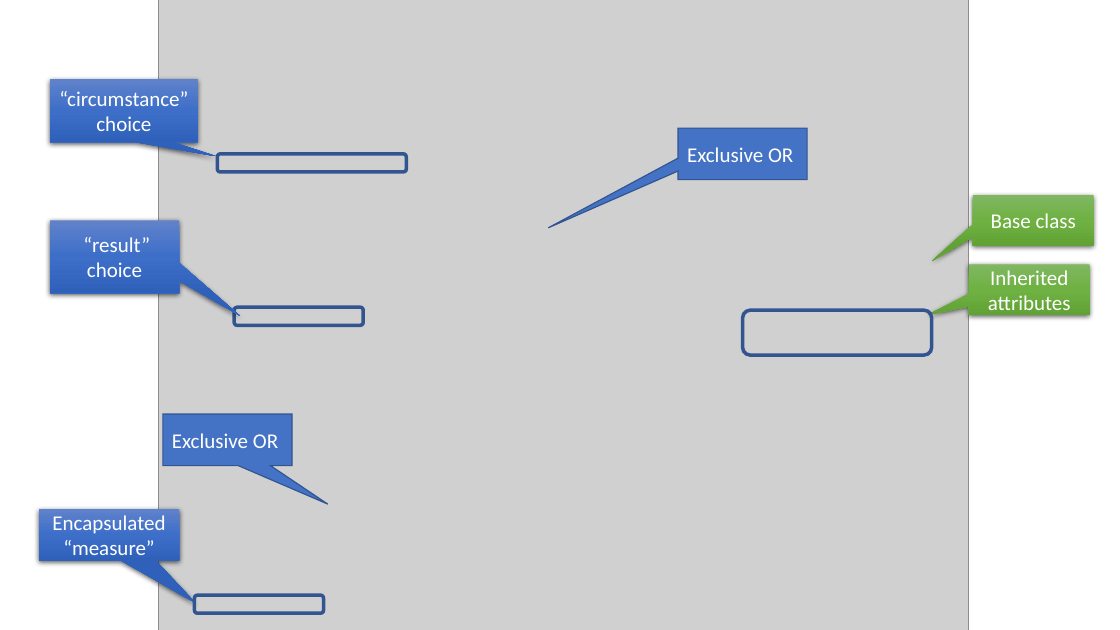
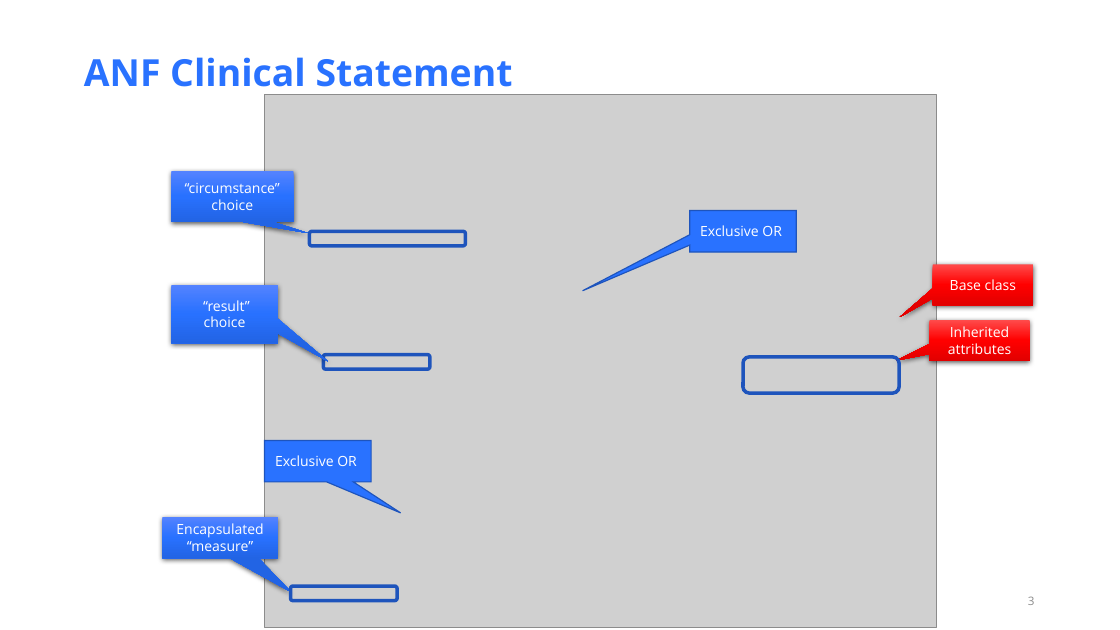
Before and after one commit to HL7/ANF, a slide deck: slide 3 of src/main/uml/doc/ANF Reference Model.pptx (slide 2 before the commit). Drawn at 1120x630 pixels with LibreOffice and Linux fonts; fonts in the diff are those of the drawing; grey boxes stand for pictures. Boxes give left, top, right and bottom in pixels: in the first picture for what was removed or moved away, otherwise in the second. Text is boxed around its words. In the diff, an @@ line names an element or a change of style, - is before the commit and + after.

Commit message:
Updated slide deck format ANF Reference Model.pptx Revised docbook header for introduction.xml and conclusion.xml Updated the audience for introduction.xml

```diff
--- a/src/main/uml/doc/ANF Reference Model.pptx
+++ b/src/main/uml/doc/ANF Reference Model.pptx
@@ title added at [84,57,513,97], 32 pt, text #2972FF, bold @@
+ANF Clinical Statement
@@ picture: place and size @@
-picture at [159,0,970,630]
+picture at [265,94,937,628]
@@ size 18 to 12 pt, font Calibri to Open Sans; fill gradient #6183CB to #3E70CA to #3062BB to gradient #5584FF to #2972FF to #2265E5 in 3 elements at [162,517,278,558], [171,285,278,344], [171,171,293,222] @@
@@ speech box "“circumstance” choice": place and size @@
-speech box "“circumstance” choice" at [50,79,198,142]
+speech box "“circumstance” choice" at [171,171,293,222]
@@ rounded rectangle removed at [218,154,407,172] @@
@@ rounded rectangle added at [309,231,465,245], outline #1E54BD 3 pt @@
@@ speech box "Exclusive OR" at [690,211,797,252]: size 18 to 12 pt, font Calibri to Open Sans; fill #4472C4 to #2972FF; outline #325491 1 pt to #1E54BD 1 pt @@
@@ speech box "Exclusive OR": place and size @@
-speech box "Exclusive OR" at [678,128,807,179]
+speech box "Exclusive OR" at [690,211,797,252]
@@ speech box "Base class" at [933,265,1033,305]: size 18 to 12 pt, font Calibri to Open Sans; fill gradient #81B861 to #6FB242 to #62A336 to gradient #FF4B4B to #FF0000 to #E30000 @@
@@ speech box "Base class": place and size @@
-speech box "Base class" at [973,195,1094,245]
+speech box "Base class" at [933,265,1033,305]
@@ speech box "“result” choice": place and size @@
-speech box "“result” choice" at [50,220,180,293]
+speech box "“result” choice" at [171,285,278,344]
@@ rounded rectangle removed at [234,308,364,326] @@
@@ speech box "Inherited attributes": place and size @@
-speech box "Inherited attributes" at [969,265,1090,315]
+speech box "Inherited attributes" at [930,320,1030,360]
@@ speech box "Inherited attributes" at [930,320,1030,360]: size 18 to 12 pt, font Calibri to Open Sans; fill gradient #81B861 to #6FB242 to #62A336 to gradient #FF4B4B to #FF0000 to #E30000 @@
@@ rounded rectangle added at [323,355,430,369], outline #1E54BD 3 pt @@
@@ rounded rectangle: place and size @@
-rounded rectangle at [743,310,932,355]
+rounded rectangle at [744,357,900,393]
@@ rounded rectangle at [744,357,900,393]: outline #325491 3 pt to #1E54BD 3 pt @@
@@ speech box "Exclusive OR": place and size @@
-speech box "Exclusive OR" at [163,414,292,465]
+speech box "Exclusive OR" at [265,440,371,481]
@@ speech box "Exclusive OR" at [265,440,371,481]: size 18 to 12 pt, font Calibri to Open Sans; fill #4472C4 to #2972FF; outline #325491 1 pt to #1E54BD 1 pt @@
@@ speech box "Encapsulated “measure”": place and size @@
-speech box "Encapsulated “measure”" at [39,509,180,560]
+speech box "Encapsulated “measure”" at [162,517,278,558]
@@ rounded rectangle at [291,586,397,601]: outline #325491 3 pt to #1E54BD 3 pt @@
@@ rounded rectangle: place and size @@
-rounded rectangle at [195,596,324,614]
+rounded rectangle at [291,586,397,601]
@@ page number added at [1028,596,1035,605], 10 pt, text #8C8C8C @@
+3
```
Also in this commit, not shown: 10 other slides changed, 2 slides added, 2 other files.
